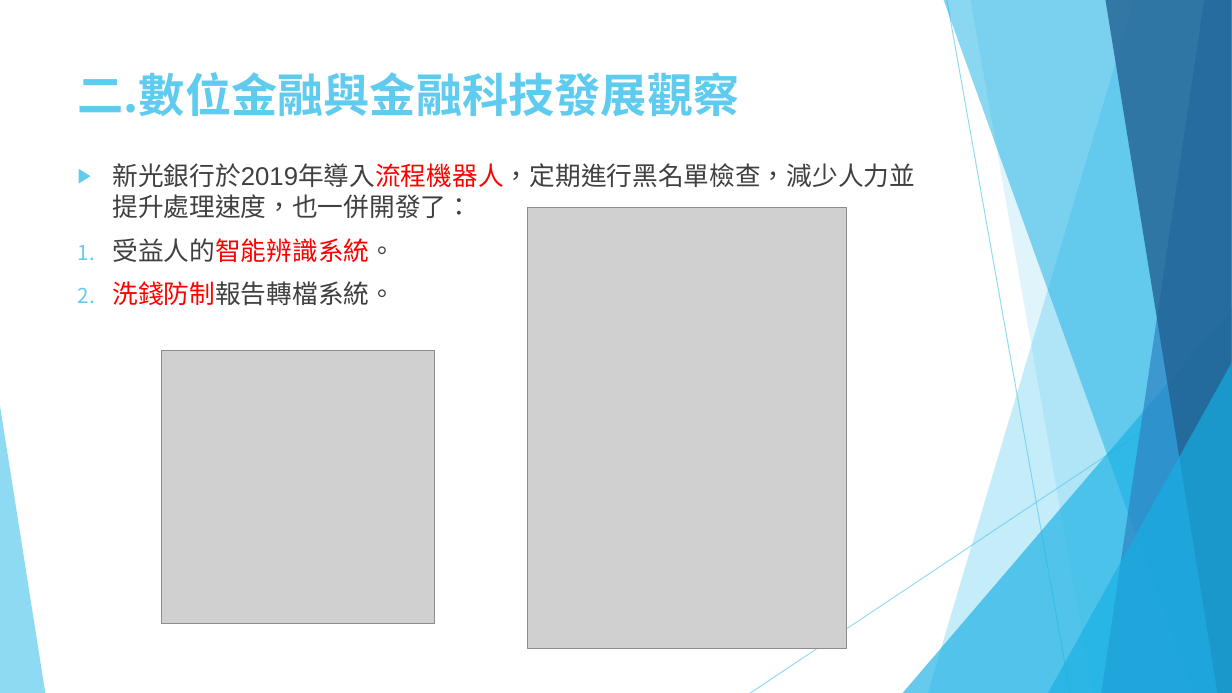
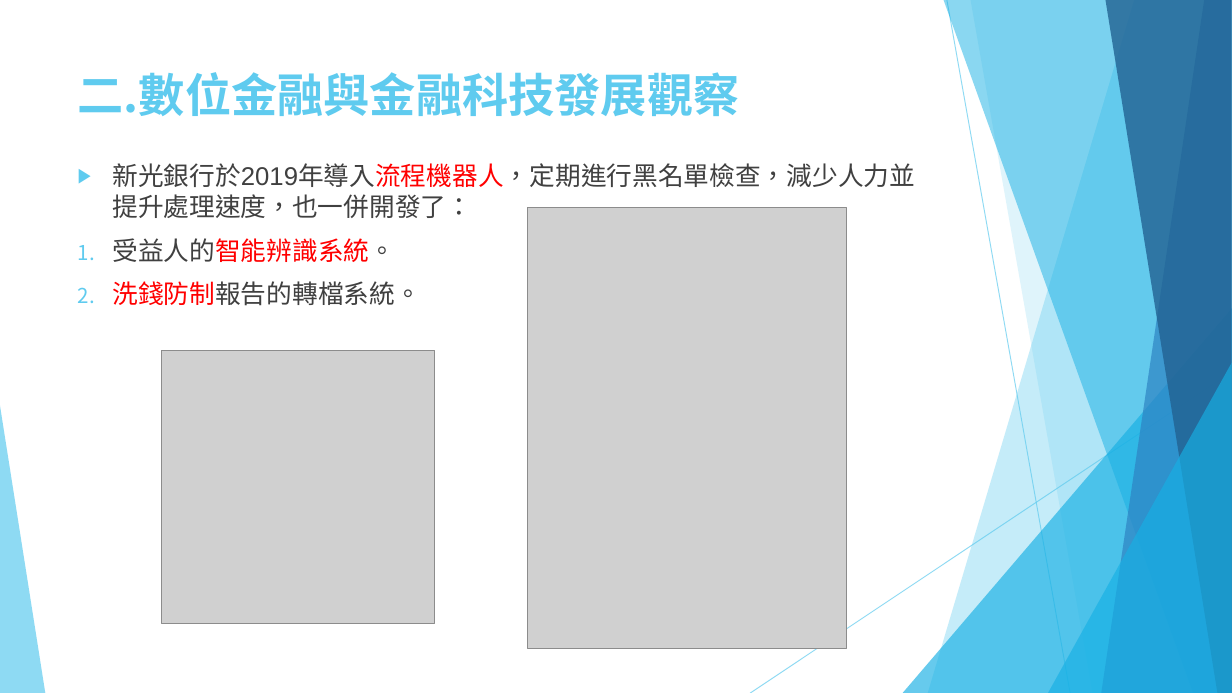
Before and after one commit to hrne/FINAL_REPORT, a slide deck: slide 4 of twu/面試/1100504_中華電信_企客分公司_涂宇欣_v2.pptx. Drawn at 1232x693 pixels with LibreOffice and Linux fonts; fonts in the diff are those of the drawing; grey boxes stand for pictures. Boxes give left, top, right and bottom in pixels: in the first picture for what was removed or moved away, otherwise in the second. Text is boxed around its words. In the diff, an @@ line names an element or a change of style, - is before the commit and + after.

```diff
--- a/twu/面試/1100504_中華電信_企客分公司_涂宇欣_v2.pptx
+++ b/twu/面試/1100504_中華電信_企客分公司_涂宇欣_v2.pptx
@@ text at [112, 281, 420, 306]: text changed @@
-2. 洗錢防制報告轉檔系統。
+2. 洗錢防制報告的轉檔系統。
```
Also in this commit, not shown: 3 other slides changed, 3 other files.
